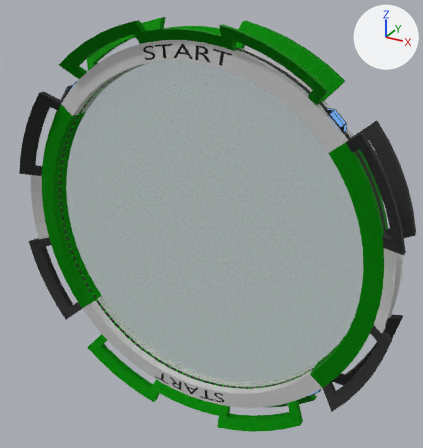
Renders of the Blender file Blender Files/Checkpoint_ring_Start.blend from each side of a commit.
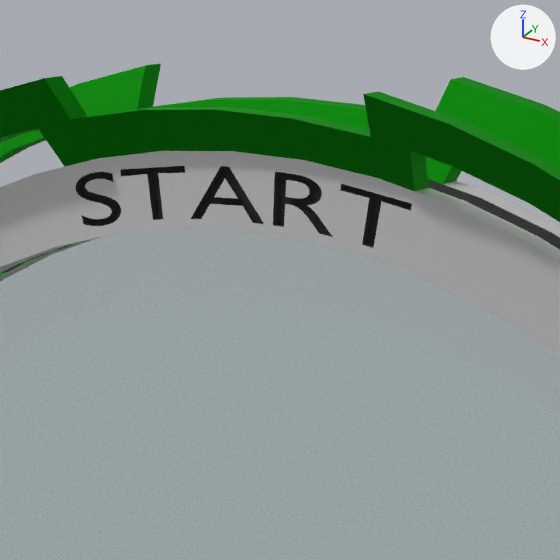
The first picture shows the older version from a 50 mm lens placed at (39.2, -66.0, 35.8), pointed at (1.9, 2.0, 1.8). The close-ups show the older and then the newer version on the part from 29% to 64% of the width and 0% to 33% of the height of that picture. Only the edits that show in the close-ups are written down. The lights are fixed; the arrows at upper right show +X, +Y and +Z.

The first close-up shows 'Checkpoint Ring', 'Semi-transparent checkpoint inside'.
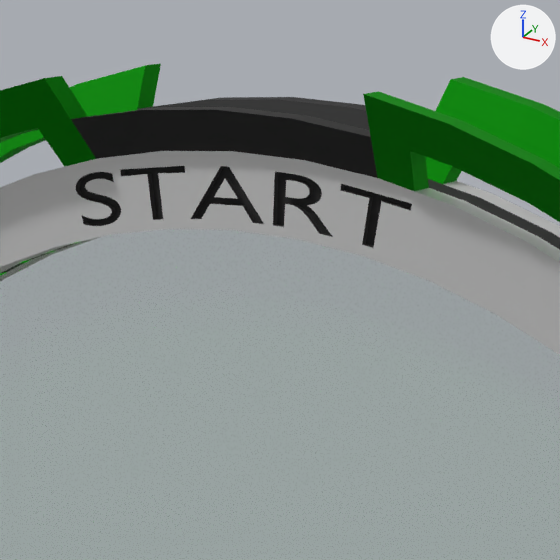
Where the change shows, as pixel boxes [x1, y1, x2, y2] in the close-ups (560 x 560 px):
```json
{"part": 1, "of": "me_cylinder", "change": "recoloured", "before": [71, 97, 378, 178], "after": [71, 97, 378, 178], "on screen": "green to dark grey"}
```

Edits to the scene script, one JSON object a line:
```json
{"block": "me_cylinder", "where": "me_cylinder.from_pydata(...)  # 3690 vertices, 3444 faces; spans x -29.7..29.7, y -29.7..29.7, z -3.5..3.5"}
{"block": "me_cylinder", "where": "# used by ob_checkpoint_ring; location = (0.0, 0.0, 0.0); rotation_euler = (1.571, 0.0, 0.0), in degrees (90, 0, 0)"}
{"block": "me_cylinder", "change": "me_cylinder part 1: all 24 faces centred in x -4.2..4.2, y 27.8..28.8, z -2.0..2.0 switch from mat_secondary (green #009900) to mat_outer_ring_color (dark grey #404040)"}
```
